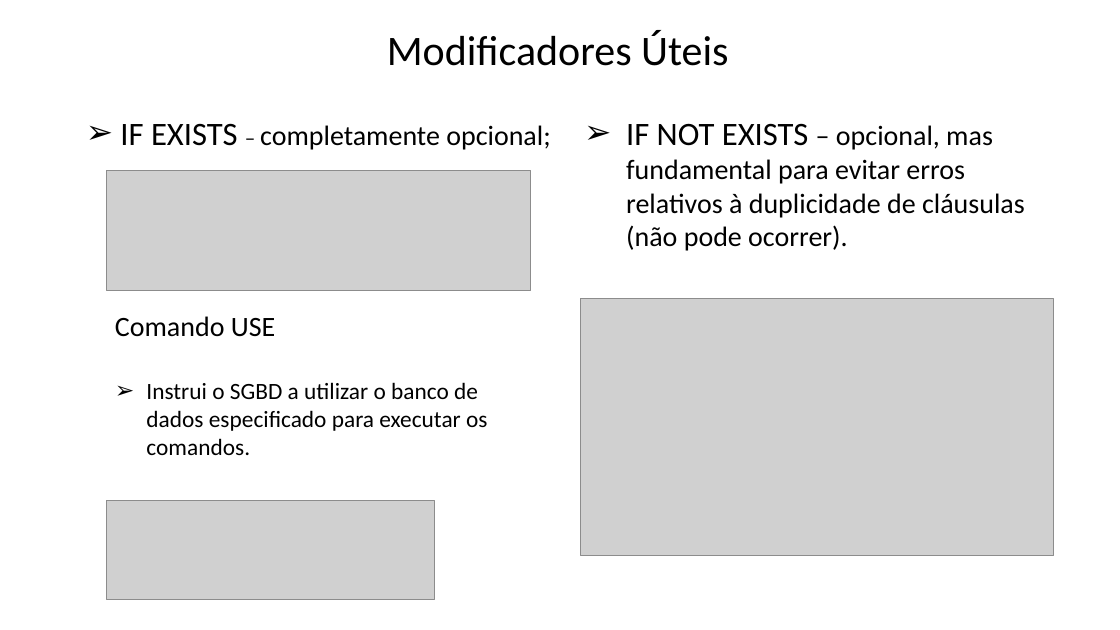
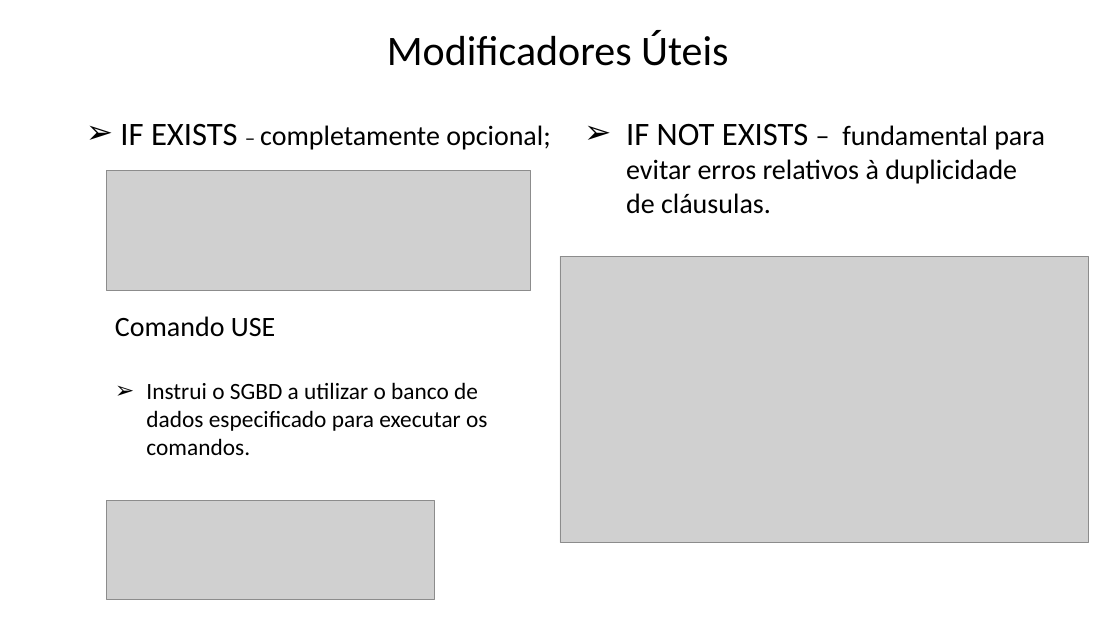
Before and after one commit to Felipe-Tagawa/C07-Monitoria, a slide deck: slide 9 of Aula 5/ComandosDDL.pptx. Drawn at 1120x630 pixels with LibreOffice and Linux fonts; fonts in the diff are those of the drawing; grey boxes stand for pictures; background and template pictures are left out. Boxes give left, top, right and bottom in pixels: in the first picture for what was removed or moved away, otherwise in the second. Text is boxed around its words. In the diff, an @@ line names an element or a change of style, - is before the commit and + after.

```diff
--- a/Aula 5/ComandosDDL.pptx
+++ b/Aula 5/ComandosDDL.pptx
@@ text at (626,123,1045,214): text changed @@
-➢ IF NOT EXISTS – opcional, mas fundamental para evitar erros relativos à duplicidade de cláusulas (não pode ocorrer).
+➢ IF NOT EXISTS – fundamental para evitar erros relativos à duplicidade de cláusulas.
@@ picture: place and size @@
-picture at (581,299,1054,556)
+picture at (560,256,1089,543)
```
Also in this commit, not shown: 1 other slide changed, 1 slide added, 2 other files.
